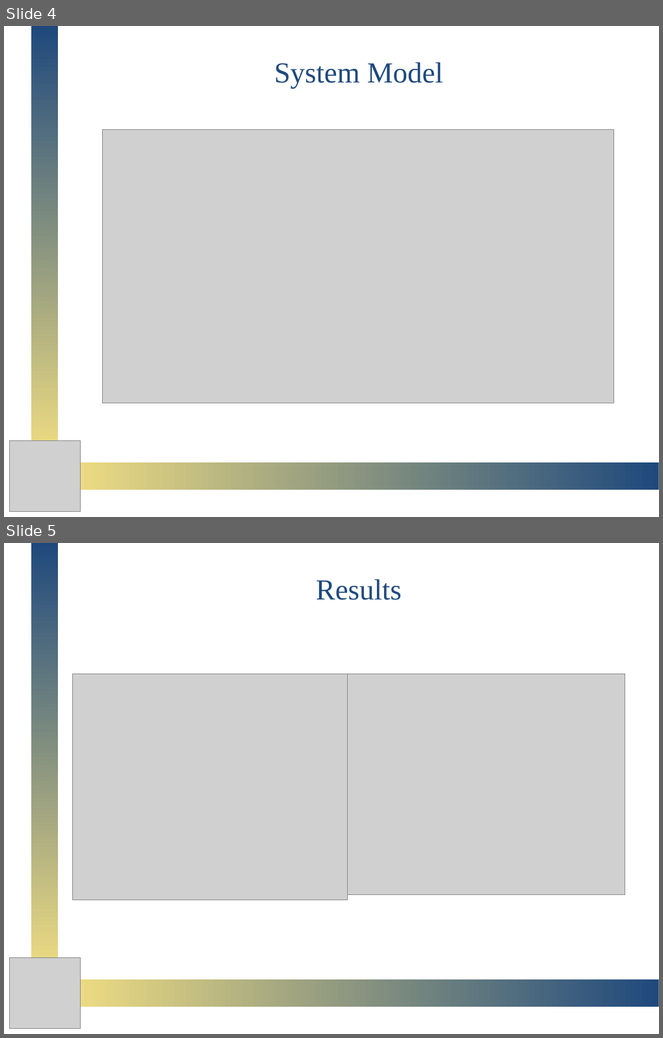
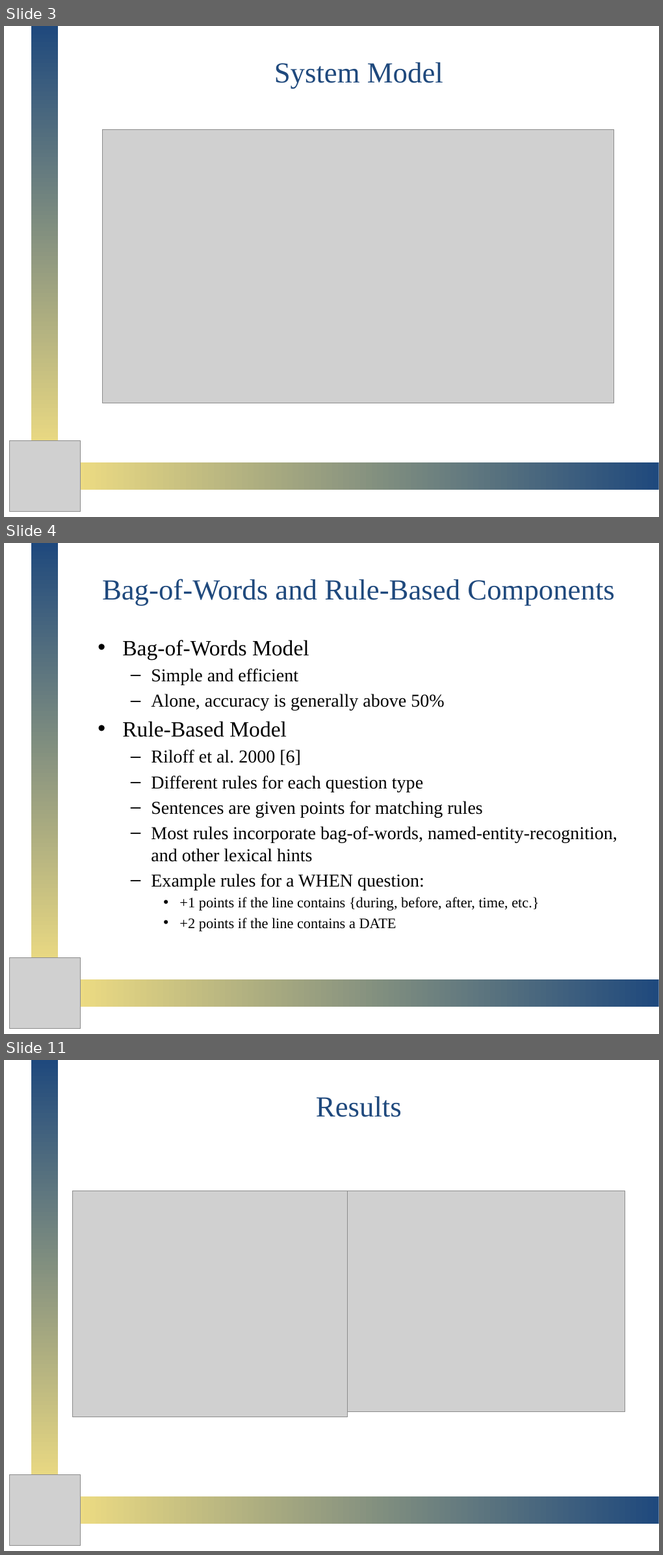
Before and after one commit to omgpotatoes/DEANQA, a slide deck: presentation/DeanQA.pptx. Shown one above the other, each under a label of ours: slides 4 and 5 before the commit, slides 3, 4 and 11 after it; the slides between them are not shown. The pictures are 663x1038 and 663x1555 pixels, drawn with LibreOffice and Linux fonts; fonts in the diff are those of the drawing; grey boxes stand for pictures. Boxes give left, top, right and bottom in pixels: in the first picture for what was removed or moved away, otherwise in the second. Text is boxed around its words. In the diff, an @@ line names an element or a change of style, - is before the commit and + after.

```diff
--- a/presentation/DeanQA.pptx
+++ b/presentation/DeanQA.pptx
@@ slide 4 added at <box>4,543,659,1034</box>, background #FFFFFF @@
@@ rectangle added at <box>31,544,59,971</box>, fill gradient #D2DDF1 to #1F497D to #EEDC82 @@
@@ title added at <box>102,579,614,606</box>, 32 pt, text #1F497D @@
+Bag-of-Words and Rule-Based Components
@@ text added at <box>122,640,618,932</box>, 20 pt, text #000000 @@
+• Bag-of-Words Model
+  – Simple and efficient
+  – Alone, accuracy is generally above 50%
+• Rule-Based Model
+  – Riloff et al. 2000 [6]
+  – Different rules for each question type
+  – Sentences are given points for matching rules
+  – Most rules incorporate bag-of-words, named-entity-recognition, and other lexical hints
+  – Example rules for a WHEN question:
+    • +1 points if the line contains {during, before, after, time, etc.}
+    • +2 points if the line contains a DATE
@@ picture added at <box>9,958,81,1029</box> @@
@@ rectangle added at <box>73,980,659,1008</box>, fill gradient #D2DDF1 to #1F497D to #EEDC82 @@
@@ what was slide 4 is now slide 3 @@
@@ what was slide 5 is now slide 11 @@
```
Also in this commit, not shown: 4 slides changed, 5 other slides added.
